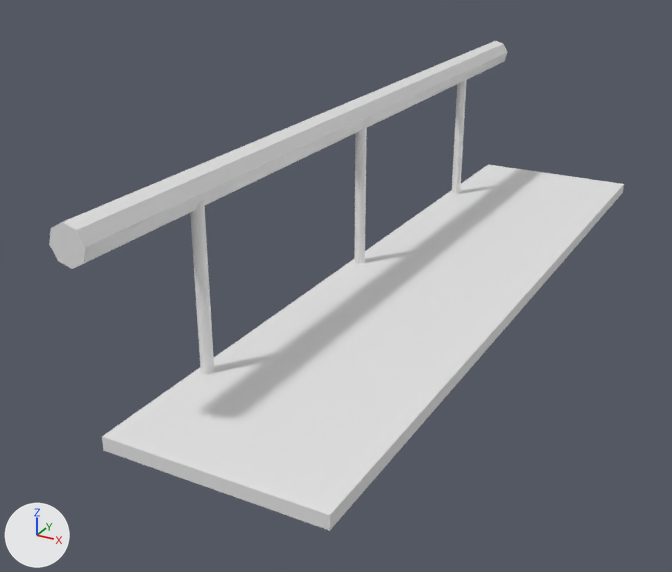
What one commit did to the FBX model Unity/CleanupCrewV2/CleanupCrewV2/Assets/Resources/Models/WalkWay.FBX.
One viewpoint serves both versions: a 50 mm camera at (-0.3979, -0.639, 0.0639) aimed at (-0.4659, -0.5152, 0.002). Lighting does not change. The marker at lower left points along +X, +Y and +Z. Where no turn or scale is listed for an object, it has been applied to the vertices.

The scene before the commit, as lines of its bpy script (objects in view):
```python
me_mesh = bpy.data.meshes.new('Mesh')
me_mesh.from_pydata(...)  # 132 vertices, 244 faces; spans x -0.003..0.0316, y -0.1271..0.0076, z -0.0002..0.0305
ob_object001 = bpy.data.objects.new('Object001', me_mesh)
ob_object001.location = (-0.4691, -0.4427, 0.0)
```
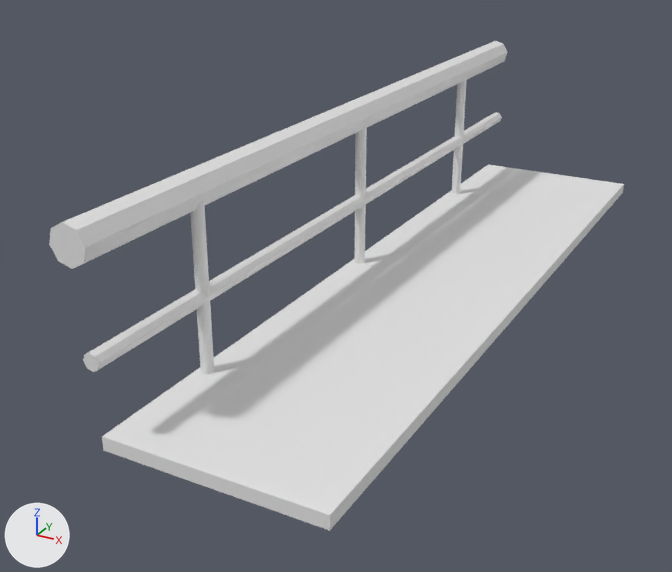
Location of each change, (x1, y1, x2, y2) in pixels of the pictures (672 x 572 px):
part 1 of me_mesh, added: after (83, 112, 502, 372)

Patch to the scene script:
```diff
--- a/Unity/CleanupCrewV2/CleanupCrewV2/Assets/Resources/Models/WalkWay.FBX.py
+++ b/Unity/CleanupCrewV2/CleanupCrewV2/Assets/Resources/Models/WalkWay.FBX.py
@@ me_mesh @@
 me_mesh.from_pydata(...)  # 132 vertices, 244 faces; spans x -0.003..0.0316, y -0.1271..0.0076, z -0.0002..0.0305
 # used by ob_object001; location = (-0.4691, -0.4427, 0.0)
+# me_mesh part 1: the loose piece of 16 vertices spanning x -0.003..0.0029, y -0.1271..0.0071, z 0.0243..0.0305 is copied, and the copy is scaled about its middle by (0.446, 1, 0.446), then moved by (0.0013, 0.0, -0.0142); it spans x 0.0..0.0026, y -0.1271..0.0071, z 0.0118..0.0145
```
